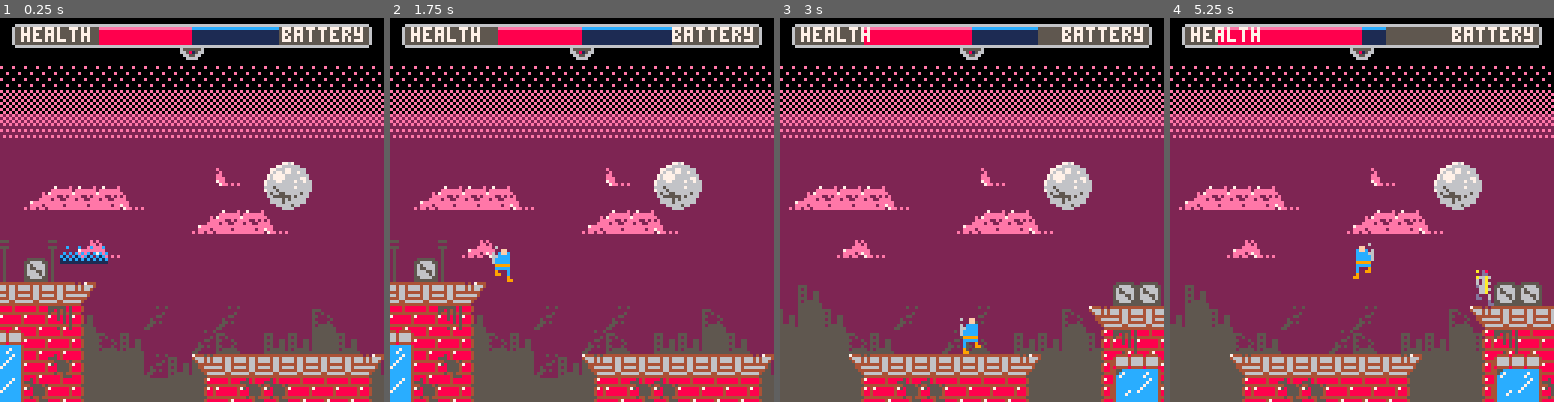
Above: before the commit, frames 1-4 (left to right).
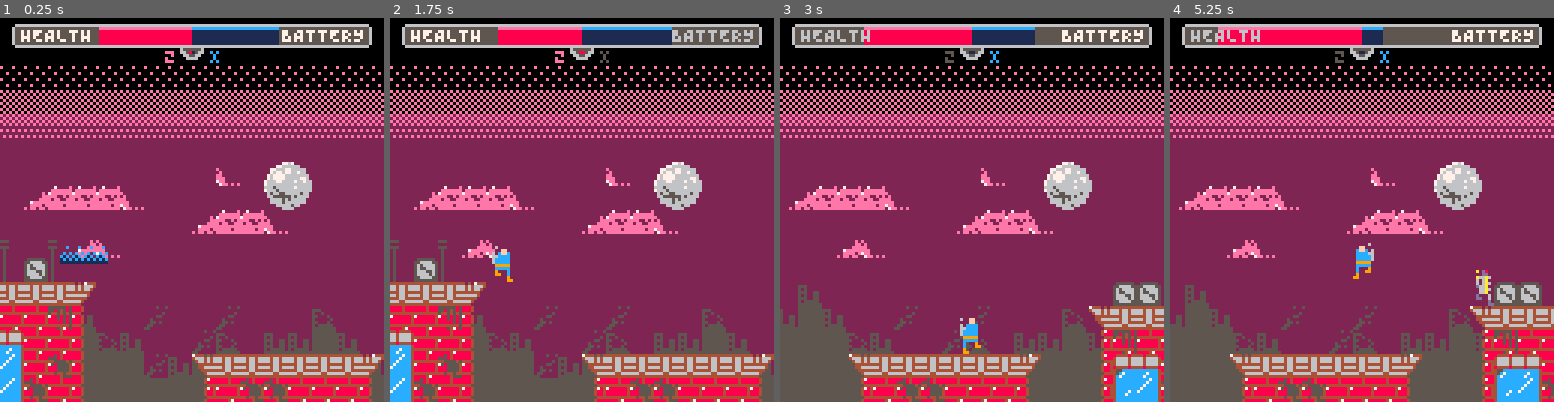
Above: after the commit, the same moments.

Repository: evanminto/ludum-dare-44
Game: PICO-8 cartridge ludum-dare-44.p8
Same seed, same stepped clock (60 frames per second), same inputs: the game is played once before the commit and once after it.
Inputs:
- Up to frame 1 (0.25 s): no input
- Up to frame 2 (1.75 s): tap X (X key) at 0.33, 1.07 s; tap O (Z key) at 0.7, 1.7 s; hold Right from 1.6 s (still down)
- Up to frame 3 (3 s): tap X (X key) at 1.85, 2.97 s; release Right at 2.1 s; tap O (Z key) at 2.1, 2.5, 2.9 s; hold Up 2.15-2.42 s; hold Right from 2.47 s (still down)
- Up to frame 4 (5.25 s): release Right at 3.03 s; hold Left 3.08-3.58 s; tap O (Z key) every 0.4 s from 3.3 to 4.9 s; hold Right 4.02-4.68 s; tap X (X key) at 4.08, 5.2 s; hold Up 4.73-5.03 s; hold Left from 5.08 s (still down)

The runs differ from the first frame. In frame 1, 0.5% of the frame differs, in the area x 5-95%, y 2-12%; in frame 2, 0.8%; in frame 3, 0.8%; in frame 4, 0.8%.

Commit message:
Balance and UI

Diff:
--- a/ludum-dare-44.p8
+++ b/ludum-dare-44.p8
@@ -92,8 +92,8 @@
   -- player health
   maxhealth = 58,
   starthealth = 29,
-  falldmgamount = 5,
-  atkdmgamount = 5,
+  falldmgamount = 7,
+  atkdmgamount = 7,
   hitstuntime = 30,
   hitstunflashframerate = 2,
   respawnframes = 30,
@@ -106,7 +106,7 @@
   maxtime = 58,
   starttime = 29,
   tickframes = 60,
-  tickamount = 0.025,
+  tickamount = 0.04,
   tickevent = 'move',
 
   -- amount lost/gained each time you convert between health/time
@@ -120,8 +120,10 @@
   enemyanimrate = 8,
 
   -- ui
-  healthtext = 'health',
-  timetext = 'battery',
+  healthtext = 'HEALTH',
+  timetext = 'BATTERY',
+  healthconverttext = 'Z',
+  timeconverttext = 'X',
 }
 
 -- class.lua
@@ -400,13 +402,14 @@
 
 function player:starthitstun()
   if self.hitstuntimer == 0 then
+    self.hitstuntimer = config.hitstuntime
+  end
+end
+
+function player:attacked()
+  if self.hitstuntimer == 0 then
     self:hurt(config.atkdmgamount)
-
-    self.hitstuntimer = config.hitstuntime
-  end
-end
-
-function player:attacked()
+  end
   self:starthitstun()
 end
 
@@ -561,9 +564,13 @@
     end
   end
 
+  self.convertingtime2health = false
+  self.convertinghealth2time = false
+
   if btn(4) then
     if not btn(5) then
       local success = self:time2health()
+      if success then self.convertingtime2health = true end
       if success and not self.time2healthsfxplayed then
         sfx(sound.time2health)
         self.time2healthsfxplayed = true
@@ -576,6 +583,7 @@
   if btn(5) then
     if not btn(4) then
       local success = self:health2time()
+      if success then self.convertinghealth2time = true end
       if success and not self.health2timesfxplayed then
         sfx(sound.health2time)
         self.health2timesfxplayed = true
@@ -767,11 +775,37 @@
 
   sspr(120 + 7,32, 1,8, self.x+j+1,self.y)
 
+  pal()
+  if levels[1].player.convertinghealth2time then
+    pal(8,1)
+  elseif levels[1].player.convertingtime2health then
+    pal(1,8)
+  end
   spr(78, self.x + self.w / 2 - 3,self.y+8)
-
-  print(config.healthtext, self.x + 3, self.y + 1, 7)
+  pal()
+
+  local healthconvertcolor = 14
+  local healthtextcolor = 7
+  if levels[1].player.convertinghealth2time then
+    healthconvertcolor = 5
+    healthtextcolor = 6
+  end
+  local timeconvertcolor = 12
+  local timetextcolor = 7
+  if levels[1].player.convertingtime2health then
+    timeconvertcolor = 5
+    timetextcolor = 6
+  end
+
+  print(config.healthtext, self.x + 3, self.y + 1, healthtextcolor)
   local text = config.timetext
-  print(text, self.x + self.w - #text*4, self.y + 1, 7)
+  print(text, self.x + self.w - #text*4, self.y + 1, timetextcolor)
+
+
+  print(config.healthconverttext, self.x + self.w / 2 -
+  #config.healthconverttext*4 - 4, self.y + 8, healthconvertcolor)
+  print(config.timeconverttext, self.x + self.w / 2 +
+  #config.timeconverttext*4 + 3, self.y + 8, timeconvertcolor)
 end
 
 function leveltiletomaptile(x,y)
